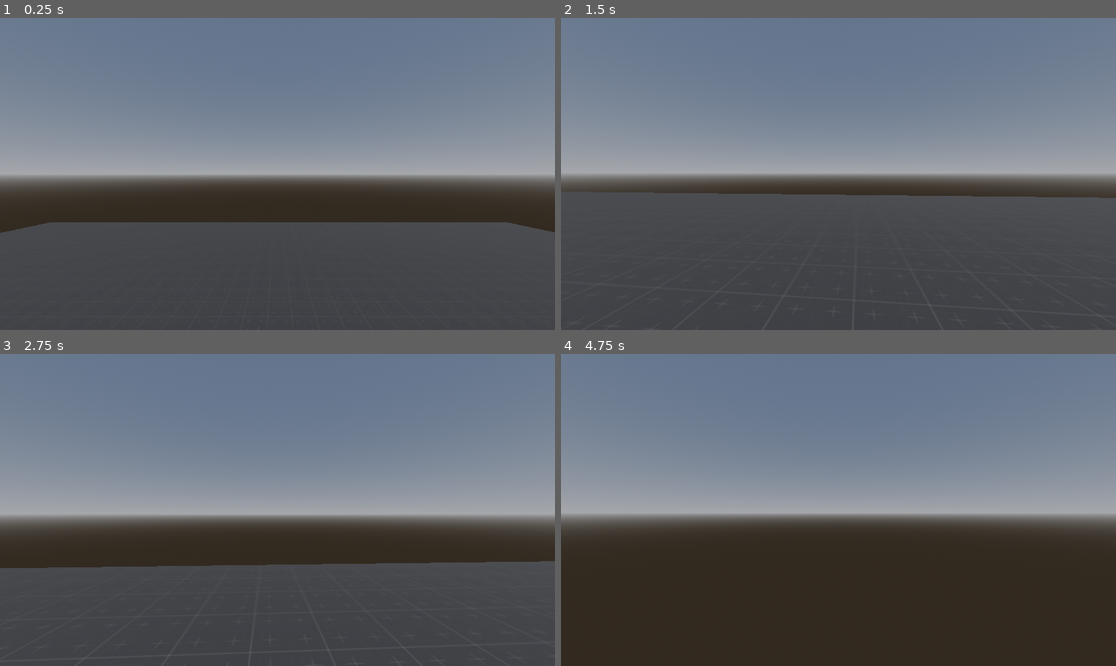
Above: before the commit, frames 1-4 (two rows, left to right).
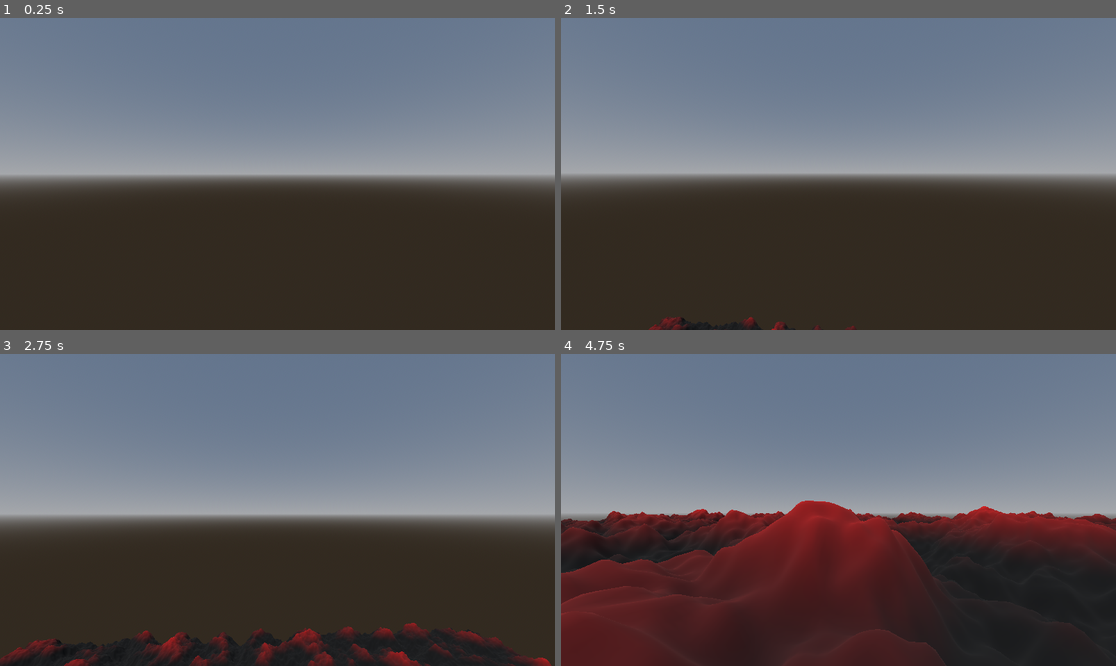
Above: after the commit, the same moments.

Repository: MyUsernamee/snow-game
Game: Godot game, scene res://Game.tscn
Same seed, same stepped clock (60 frames per second), same inputs: the game is played once before the commit and once after it.
Inputs (mouse positions are in pixels of both pictures, inside the frame that each line leads up to):
- Up to frame 1 (0.25 s): no input
- Up to frame 2 (1.5 s): move the mouse to (866, 174) at 0.52 s; hold Shift (sprint) 0.53-1.28 s; hold W (move_forward) from 0.53 s (still down); tap Space (jump) at 0.77 s; move the mouse to (810, 174) at 1.27 s; tap Shift (sprint) at 1.35 s
- Up to frame 3 (2.75 s): keep holding W (move_forward); tap Space (jump) at 1.52 s; move the mouse to (288, 503) at 2.02 s; hold Shift (sprint) from 2.03 s (still down)
- Up to frame 4 (4.75 s): keep holding W (move_forward); move the mouse to (832, 516) at 2.77 s; release Shift (sprint) at 2.78 s; tap Shift (sprint) at 2.85, 4.35 s; tap Space (jump) at 3.02, 3.77, 4.52 s; move the mouse to (877, 513) at 3.52 s; hold Shift (sprint) 3.53-4.28 s; move the mouse to (794, 506) at 4.27 s

The runs differ from the first frame. In frame 1, 34% of the frame differs, in the area x 0-100%, y 65-100%; in frame 2, 43%, in the area x 0-100%, y 55-100%; in frame 3, 32%; in frame 4, 20%.

Commit message:
Update Game.tscn and README.md

Diff:
--- a/Game.tscn
+++ b/Game.tscn
@@ -1,9 +1,10 @@
-[gd_scene load_steps=8 format=3 uid="uid://brm7vfwb86mpv"]
+[gd_scene load_steps=9 format=3 uid="uid://brm7vfwb86mpv"]
 
 [ext_resource type="Script" path="res://Game.gd" id="1_60fab"]
 [ext_resource type="PackedScene" uid="uid://baa4mr215itg8" path="res://addons/kenney_prototype_tools/scenes/dark/dark_06.tscn" id="1_ejthg"]
 [ext_resource type="PackedScene" uid="uid://cxs86aw3wi158" path="res://PackedScenes/player_controller.tscn" id="2_31hkk"]
 [ext_resource type="PackedScene" uid="uid://bthxgpwyt1tsg" path="res://simple_box.tscn" id="2_hsy6j"]
+[ext_resource type="Script" path="res://Scripts/TerrainGenerator.gd" id="5_do7c8"]
 
 [sub_resource type="ProceduralSkyMaterial" id="ProceduralSkyMaterial_fgfsy"]
 
@@ -24,7 +25,7 @@
 transform = Transform3D(55.9515, 0, 0, 0, 1, 0, 0, 0, 51.9956, 0.544335, -0.0549788, 1.58526)
 
 [node name="PlayerController" parent="." instance=ExtResource("2_31hkk")]
-transform = Transform3D(1, 0, 0, 0, 1, 0, 0, 0, 1, 0.404134, 7.67081, 0.441751)
+transform = Transform3D(1, 0, 0, 0, 1, 0, 0, 0, 1, 0.404134, 440.208, 0.441751)
 mouse_sensitivity = null
 
 [node name="WorldEnvironment" type="WorldEnvironment" parent="."]
@@ -32,3 +33,7 @@
 
 [node name="DirectionalLight3D" type="DirectionalLight3D" parent="."]
 transform = Transform3D(0.212329, 0.933877, -0.287732, -0.180757, 0.326899, 0.927612, 0.960335, -0.14495, 0.238215, 0, 5.20045, 0)
+
+[node name="TerrainGenerator" type="Node3D" parent="."]
+transform = Transform3D(1, 0, 0, 0, 1, 0, 0, 0, 1, -512, 0, -512)
+script = ExtResource("5_do7c8")
--- /dev/null
+++ b/PackedScenes/terrain_testing.tscn
@@ -0,0 +1,11 @@
+[gd_scene load_steps=2 format=3 uid="uid://b3q7mrepoynj3"]
+
+[ext_resource type="Script" path="res://Scripts/TerrainGenerator.gd" id="1_ehoic"]
+
+[node name="Node3D" type="Node3D"]
+
+[node name="TerrainGenerator" type="Node3D" parent="."]
+script = ExtResource("1_ehoic")
+
+[node name="Camera3D" type="Camera3D" parent="TerrainGenerator"]
+transform = Transform3D(-0.854368, 0, -0.519668, 0, 1, 0, 0.519668, 0, -0.854368, -2.90075, 5.80177, -2.55789)
--- /dev/null
+++ b/Scripts/TerrainGenerator.gd
@@ -0,0 +1,66 @@
+extends Node3D
+
+class_name TerrainGenerator
+
+@export var width = 1024
+@export var height = 40
+
+var noise = FastNoiseLite.new()
+
+func _ready():
+
+	var st = SurfaceTool.new()
+	st.begin(Mesh.PRIMITIVE_TRIANGLES)
+	st.set_color(Color(1, 1, 1, 1))
+
+	var index = 0
+
+	for x in width:
+		for y in width:
+
+			var height1 = noise.get_noise_2d(x, y) * height
+			var height2 = noise.get_noise_2d(x + 1, y) * height
+			var height3 = noise.get_noise_2d(x, y + 1) * height
+			var height4 = noise.get_noise_2d(x + 1, y + 1) * height
+
+			st.set_color(Color(height1 / height, 0.0, 0.0, 1.0))
+			st.add_vertex(Vector3(x, height1, y))
+			st.set_color(Color(height2 / height, 0.0, 0.0, 1.0))
+			st.add_vertex(Vector3(x + 1, height2, y))
+			st.set_color(Color(height3 / height, 0.0, 0.0, 1.0))
+			st.add_vertex(Vector3(x, height3, y + 1))
+			st.set_color(Color(height4 / height, 0.0, 0.0, 1.0))
+			st.add_vertex(Vector3(x + 1, height4, y + 1))
+
+			st.add_index(index)
+			st.add_index(index + 1)
+			st.add_index(index + 2)
+
+			st.add_index(index + 1)
+			st.add_index(index + 3)
+			st.add_index(index + 2)
+
+			index += 4
+
+	st.generate_normals()
+	st.generate_tangents()
+
+	var mesh = st.commit()
+
+	var static_body_3d = StaticBody3D.new()
+	add_child(static_body_3d)
+
+	var mesh_instance = MeshInstance3D.new()
+	mesh_instance.mesh = mesh
+	var material = StandardMaterial3D.new()
+	material.vertex_color_use_as_albedo = true
+	mesh_instance.material_override = material
+	static_body_3d.add_child(mesh_instance)
+
+	var concave_collision_shape = CollisionShape3D.new()
+	concave_collision_shape.shape = ConcavePolygonShape3D.new()
+	concave_collision_shape.shape.set_faces(mesh.get_faces())
+	static_body_3d.add_child(concave_collision_shape)
+
+func get_noise(x, y):
+	return noise.get_noise_2d(x, y) * noise.get_noise_2d(x / 100, y / 100)
--- /dev/null
+++ b/Scripts/TerrainPoint.gd
@@ -0,0 +1 @@
+class_name ""
Not shown, changed: README.md
